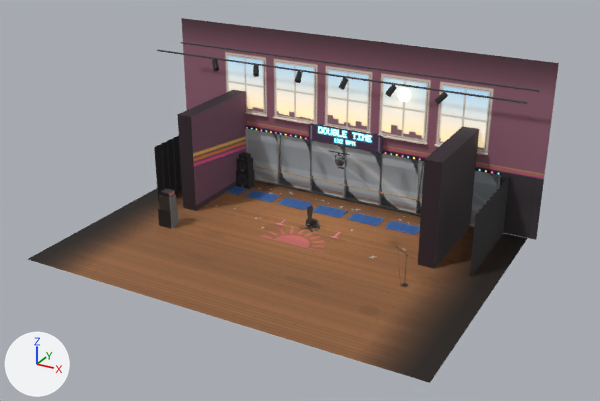
An edit to the glTF model public/assets/stages/burn.glb, drawn before and after from the same camera.
Both versions are drawn from a 50 mm camera at (17.2, -32.3, 17.5) aimed at (1.0, -2.7, 2.7). The lights are fixed; the arrows at lower left show +X, +Y and +Z. The older version comes first.

The first picture shows 'fg_left', 'seg_burnout', 'seg_double', 'seg_warmup', 'set' and 4 more.
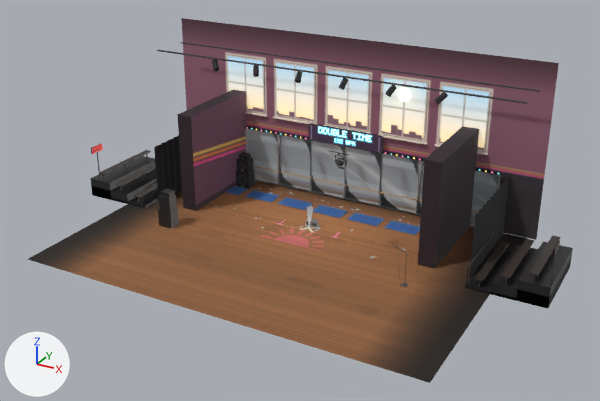
Where the change shows, as pixel boxes [x1, y1, x2, y2] in the pictures (600 x 401 px):
```json
{"object": "audience", "change": "added", "after": [90, 143, 573, 309]}
```

The change, as JSON lines over the scene's bpy script:
```json
{"op": "add", "block": "me_audience", "code": ["me_audience = bpy.data.meshes.new('audience')", "me_audience.from_pydata(...)  # 332 vertices, 512 faces; spans x -12.0..12.0, y -2.0..2.0, z 0.0..2.6", "me_audience.materials.append(mat_props)"]}
{"op": "add", "block": "ob_audience", "code": ["ob_audience = bpy.data.objects.new('audience', me_audience)", "ob_audience.location = (0.0, 0.0, 0.0)"]}
```
